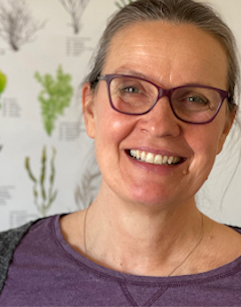
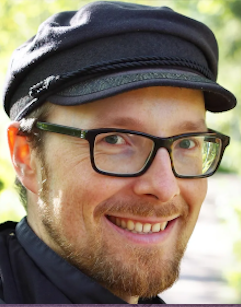
Before/after of a 241x307 layered artwork. What changed in the layer stack:
added layer "Teemu" above "Marianne" over [0, 0, 241, 305]
